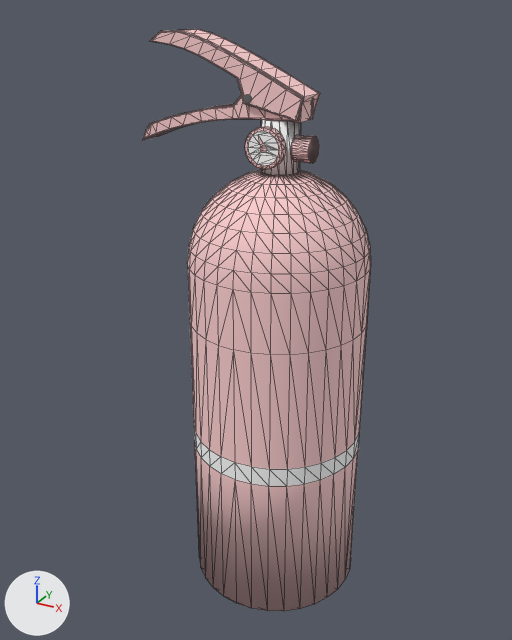
A saved change to the glTF model src/assets/model/shitty.glb.
One viewpoint serves both versions: a 50 mm lens placed at (1.004, -1.981, 1.283), pointed at (-0.094, 0.014, 0.285). The axes (+X, +Y, +Z) are drawn at lower left. The lights are the same throughout. Mesh edges are drawn as thin lines. Where no turn or scale is listed for an object, it has been applied to the vertices. Vertices at the same position are counted once.
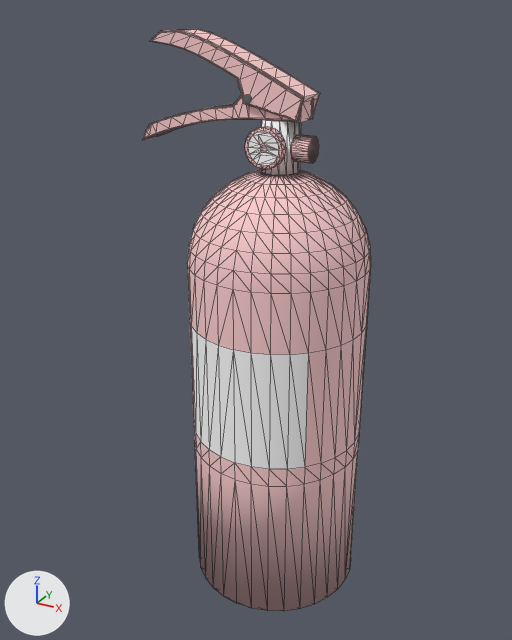
Changed parts and their boxes (x1, y1, x2, y2) in the pictures (512 x 640 px; the box of a moved part takes in the faces that stretch with it):
part 1 of me_cube_002, moved or reshaped
    both: (244, 120, 317, 185)
part 2 of me_cube_002, recoloured (pink to white)
    both: (191, 326, 308, 469)
part 3 of me_cube_002, recoloured (white to pink)
    both: (194, 427, 359, 486)

The change, as a list of edits to the scene's bpy script:
```text
Change me_cube_002:
    where me_cube_002.from_pydata(...)  # 1449 vertices, 2905 faces; spans x -0.66..0.13, y -0.3..0.3, z -1.78..0.14
    used by ob_cube; location = (0.168, 0.001, 1.083)
    me_cube_002 part 1
    129 faces are deleted
    6 vertices move within x -0.11, y -0.04..0.04, z -0.23..-0.2
    87 new faces join them, mat_red (pink #ffd1d2)
    14 new faces join them, mat_black (beige #fff6c2)
    28 new faces join them, mat_white (white #ffffff)
    me_cube_002 part 2: 16 faces spanning x -0.38..0.04, y -0.3..-0.21, z -1.17..-0.76 switch from mat_red (pink #ffd1d2) to mat_white (white #ffffff)
    me_cube_002 part 3: 64 faces spanning x -0.47..0.13, y -0.3..0.3, z -1.24..-1.17 switch from mat_white (white #ffffff) to mat_red (pink #ffd1d2)
```
